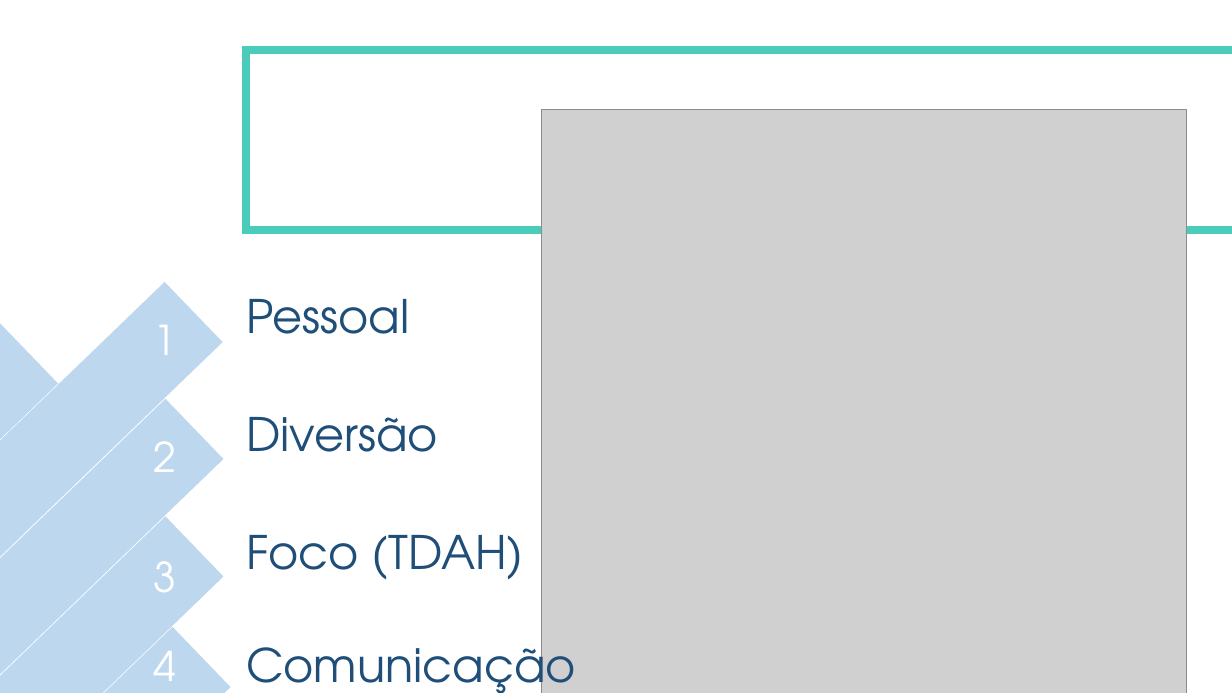
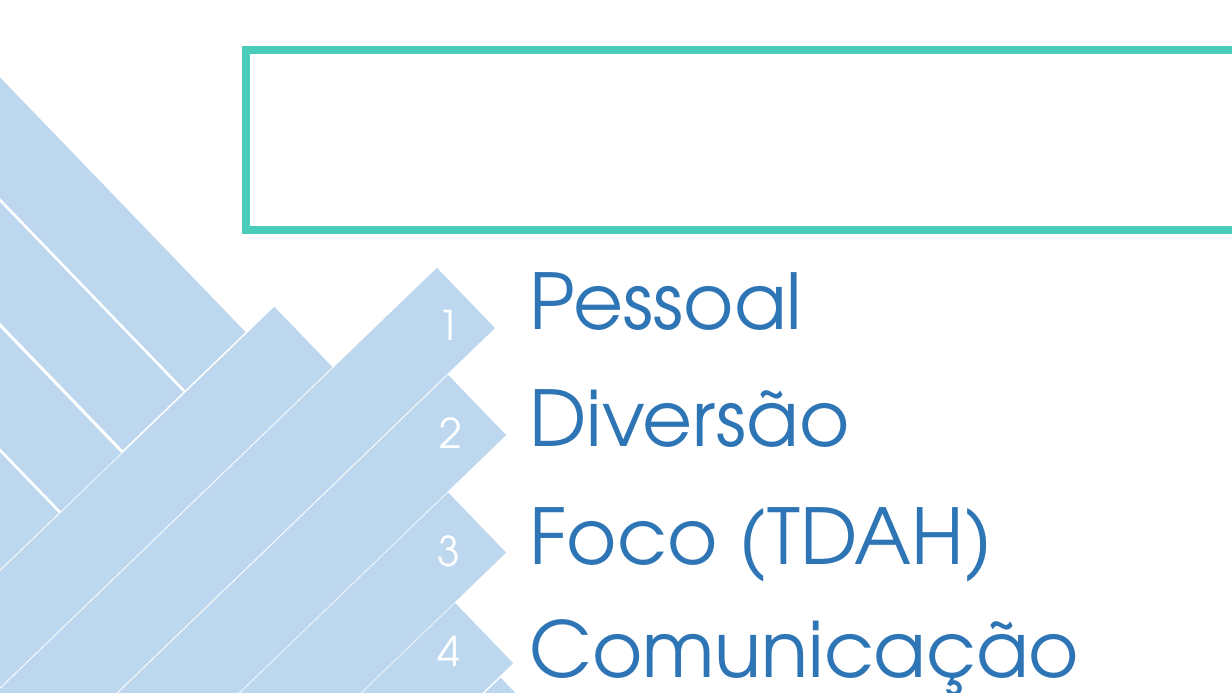
Before and after one commit to luizekstein/individual-project, a slide deck: slide 4 of Documentação/PPT/Apresentação - LOL.pptx (slide 3 before the commit). Drawn at 1232x693 pixels with LibreOffice and Linux fonts; fonts in the diff are those of the drawing; grey boxes stand for pictures; background and template pictures are left out. Boxes give left, top, right and bottom in pixels: in the first picture for what was removed or moved away, otherwise in the second. Text is boxed around its words. In the diff, an @@ line names an element or a change of style, - is before the commit and + after.

```diff
--- a/Documentação/PPT/Apresentação - LOL.pptx
+++ b/Documentação/PPT/Apresentação - LOL.pptx
@@ rectangle added at (0, 0, 246, 391), fill #BDD7EE @@
@@ rectangle added at (0, 46, 183, 450), fill #BDD7EE @@
@@ rectangle added at (0, 108, 121, 512), fill #BDD7EE @@
@@ picture removed at (542, 109, 1187, 693) @@
@@ rectangle added at (0, 167, 59, 571), fill #BDD7EE @@
@@ rectangle: place and size @@
-rectangle at (0, 282, 223, 632)
+rectangle at (0, 268, 495, 693)
@@ text "Pessoal": place and size @@
-text "Pessoal" at (246, 299, 410, 334)
+text "Pessoal" at (529, 272, 802, 330)
@@ text "1": place and size @@
-text "1" at (154, 325, 177, 355)
+text "1" at (437, 310, 460, 340)
@@ rectangle: place and size @@
-rectangle at (0, 324, 59, 673)
+rectangle at (0, 307, 333, 693)
@@ rectangle: place and size @@
-rectangle at (0, 399, 224, 693)
+rectangle at (70, 375, 507, 693)
@@ size 36 to 60 pt, text colour #1F4E79 to #2E75B6 in 4 elements at (530, 619, 1080, 693), (530, 507, 993, 581), (529, 272, 802, 330), (529, 389, 849, 447) @@
@@ text "Diversão": place and size @@
-text "Diversão" at (246, 417, 438, 452)
+text "Diversão" at (529, 389, 849, 447)
@@ text "2": place and size @@
-text "2" at (154, 441, 177, 472)
+text "2" at (439, 417, 462, 448)
@@ text "Foco (TDAH)": place and size @@
-text "Foco (TDAH)" at (246, 535, 524, 579)
+text "Foco (TDAH)" at (530, 507, 993, 581)
@@ text "Comunicação": place and size @@
-text "Comunicação" at (246, 633, 576, 693)
+text "Comunicação" at (530, 619, 1080, 693)
@@ 2 rectangles, 1 text: place and size @@
-2 rectangles, 1 text at (0, 517, 231, 693)
+2 rectangles, 1 text at (148, 493, 513, 693)
@@ text "4" rewrapped from (154, 639, 177, 681) to (437, 636, 460, 666) @@
@@ rectangle added at (154, 678, 559, 693), fill #BDD7EE @@
```
Also in this commit, not shown: 3 other slides changed, 6 slides added, 4 slides removed, 11 other files.
